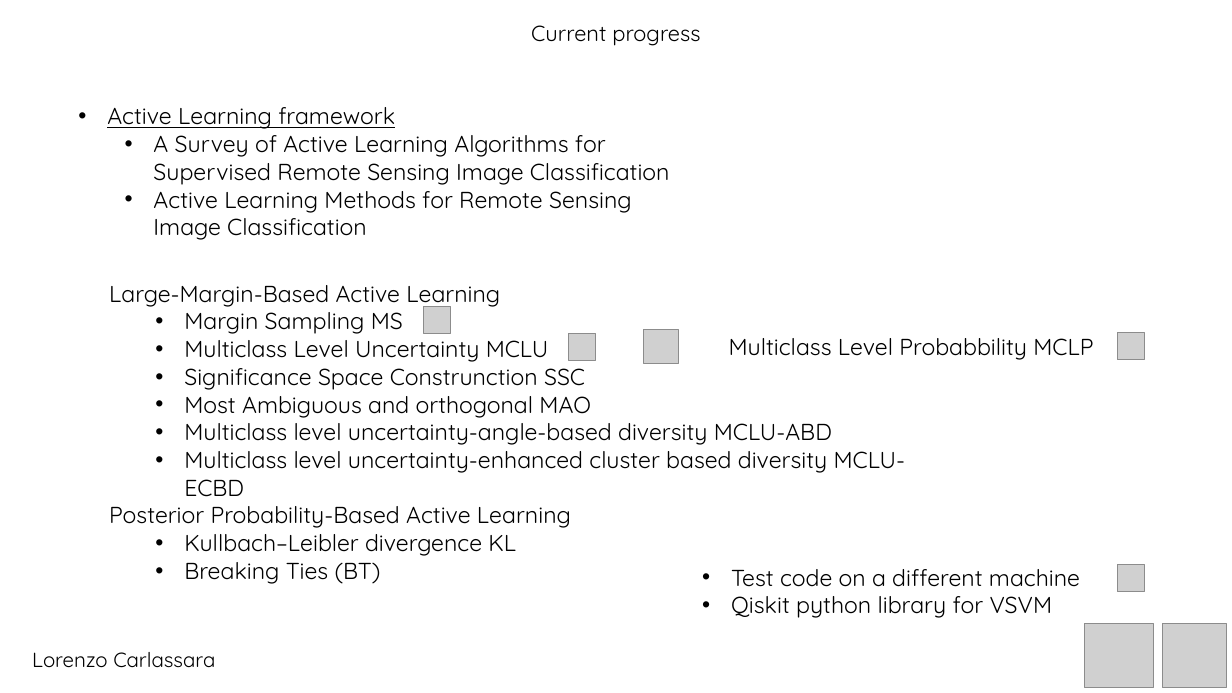
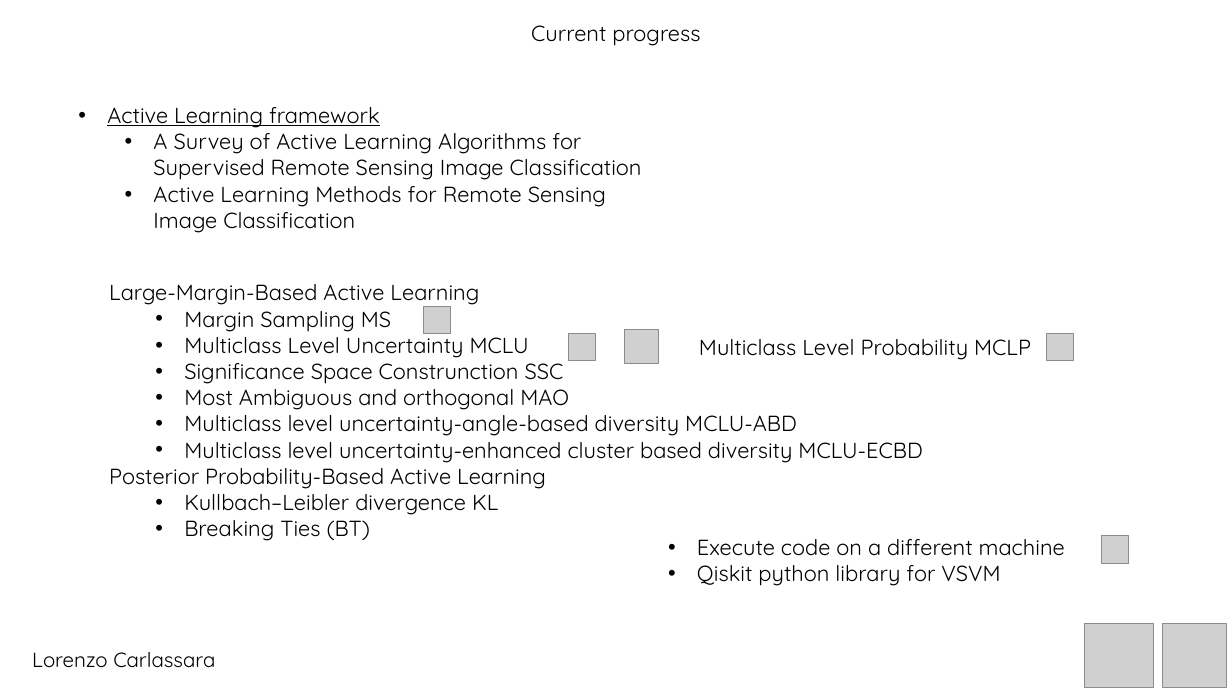
Before and after one commit to carls31/active-learning-virtual-SVM, a slide deck: slide 7 of presentation_CARLASSARA_10601118.pptx. Drawn at 1232x693 pixels with LibreOffice and Linux fonts; fonts in the diff are those of the drawing; grey boxes stand for pictures. Boxes give left, top, right and bottom in pixels: in the first picture for what was removed or moved away, otherwise in the second. Text is boxed around its words. In the diff, an @@ line names an element or a change of style, - is before the commit and + after.

```diff
--- a/presentation_CARLASSARA_10601118.pptx
+++ b/presentation_CARLASSARA_10601118.pptx
@@ text "Active Learning framework" at [107, 107, 642, 233]: size 18 to 17 pt @@
@@ text "Large-Margin-Based Active Learning" at [109, 284, 922, 541]: size 18 to 17 pt @@
@@ picture: place and size @@
-picture at [644, 330, 678, 364]
+picture at [625, 330, 659, 364]
@@ text at [699, 339, 1031, 360]: text changed; size 18 to 17 pt @@
-    Multiclass Level Probabbility MCLP
+    Multiclass Level Probability MCLP
@@ picture added at [1047, 334, 1074, 360] @@
@@ picture removed at [1117, 333, 1144, 360] @@
@@ text "Execute code on a different ...": place and size @@
-text "Execute code on a different ..." at [731, 569, 1080, 618]
+text "Execute code on a different ..." at [697, 539, 1065, 586]
@@ text at [697, 539, 1065, 556]: text changed; size 18 to 17 pt @@
-• Test code on a different machine
+• Execute code on a different machine
@@ picture added at [1102, 536, 1128, 563] @@
@@ text at [697, 565, 1000, 586]: size 18 to 17 pt in "Qiskit python library for VSVM" @@
@@ picture removed at [1117, 565, 1144, 592] @@
```
Also in this commit, not shown: 5 other slides changed, 2 slides added, 8 other files.
